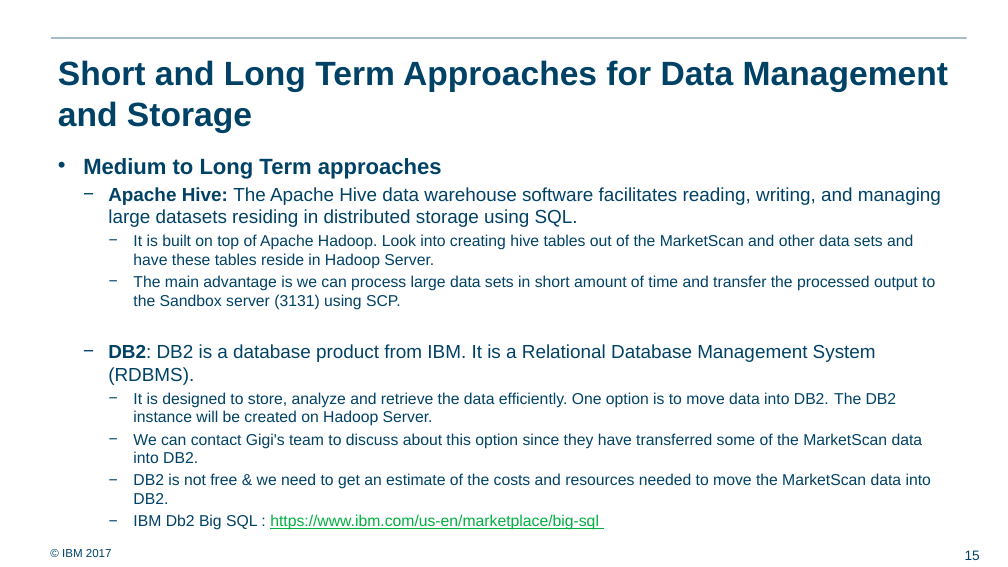
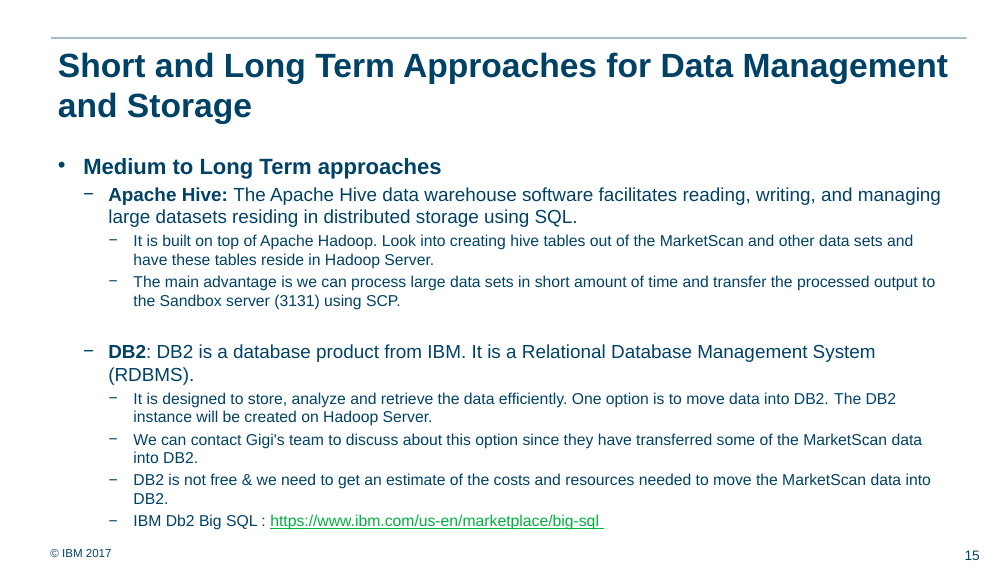
Before and after one commit to ralf0615/Analytics_project_backlog, a slide deck: slide 15 of Stage_2/Analytics Server, Data Management & Storage_v2.pptx. Drawn at 1008x567 pixels with LibreOffice and Linux fonts; fonts in the diff are those of the drawing; background and template pictures are left out. Boxes give left, top, right and bottom in pixels: in the first picture for what was removed or moved away, otherwise in the second. Text is boxed around its words. In the diff, an @@ line names an element or a change of style, - is before the commit and + after.

```diff
--- a/Stage_2/Analytics Server, Data Management & Storage_v2.pptx
+++ b/Stage_2/Analytics Server, Data Management & Storage_v2.pptx
@@ title "Short and Long Term Approaches ...": place and size @@
-title "Short and Long Term Approaches ..." at bbox=[58, 60, 948, 133]
+title "Short and Long Term Approaches ..." at bbox=[58, 52, 948, 124]
```
Also in this commit, not shown: 1 other slide changed, 1 other file.
